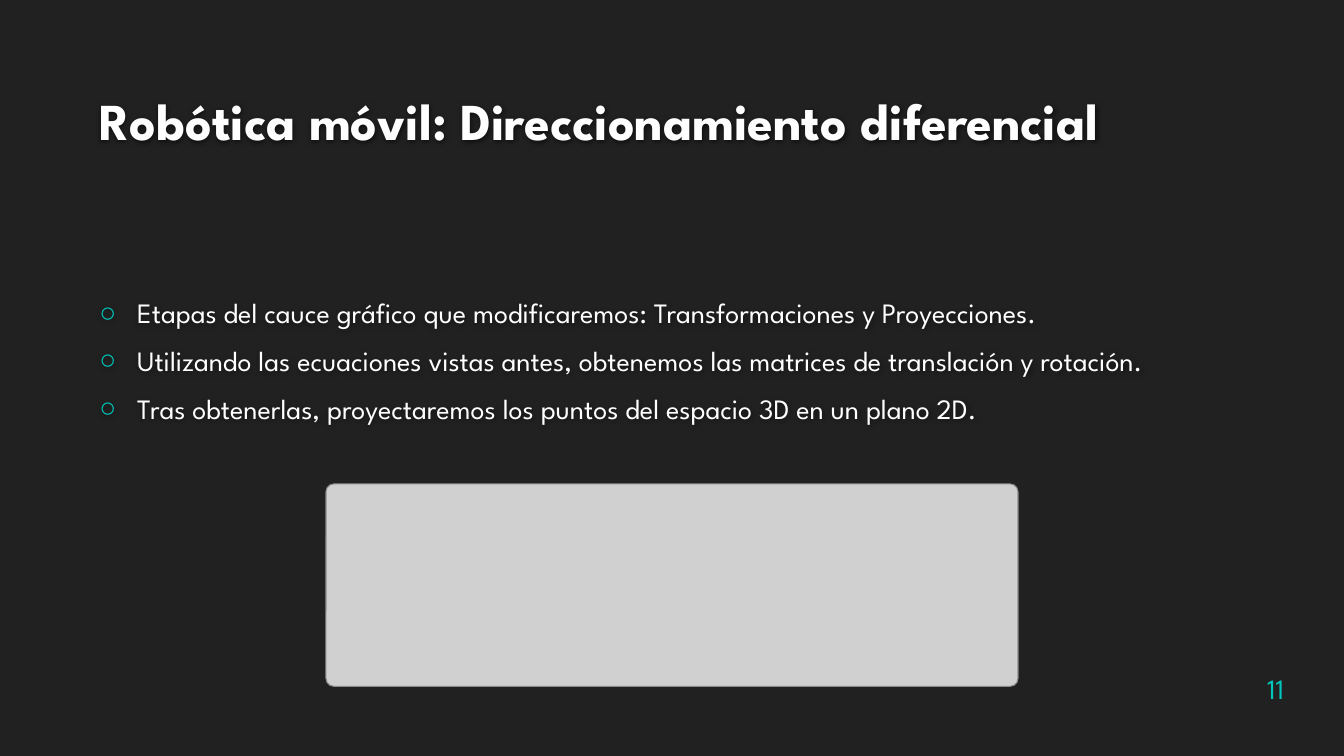
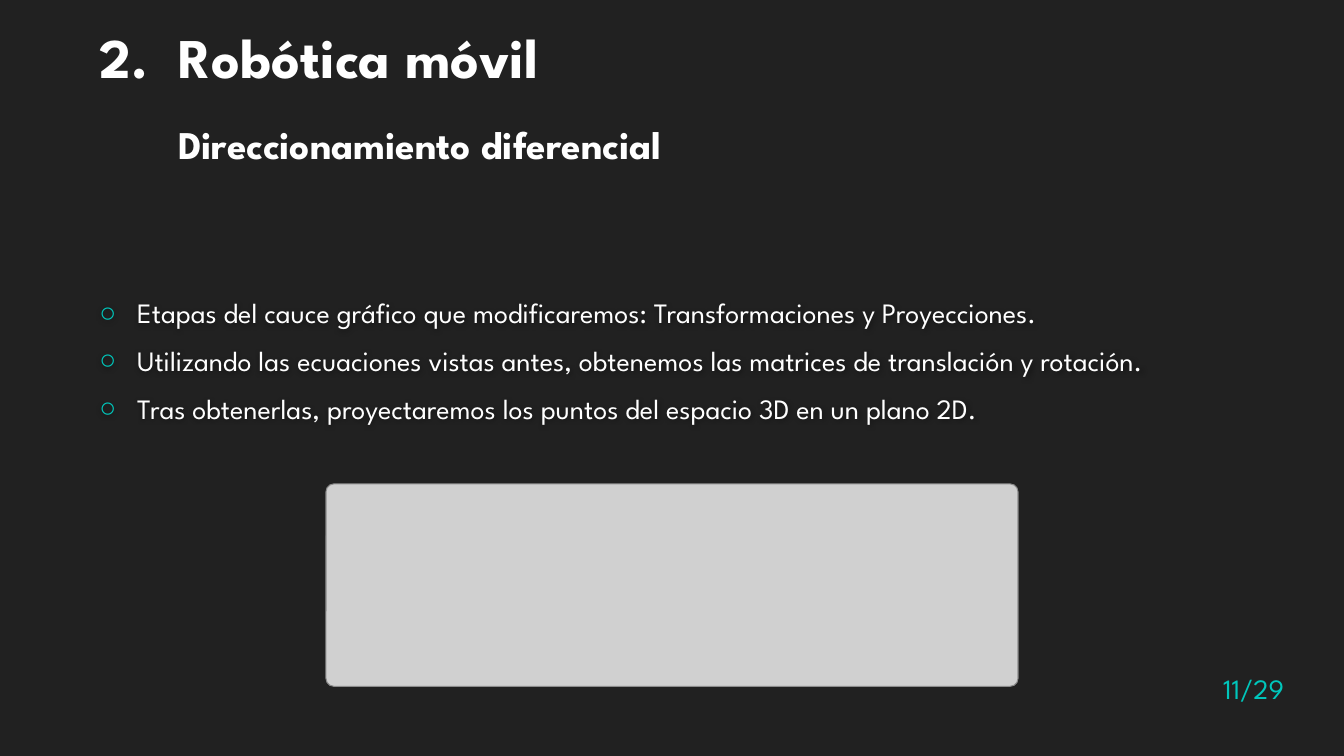
Before and after one commit to Zigic23/TFG-RobotSiguelineas, a slide deck: slide 11 of Presentación/Presentacion TFG.pptx. Drawn at 1344x756 pixels with LibreOffice and Linux fonts; fonts in the diff are those of the drawing; grey boxes stand for pictures; background and template pictures are left out. Boxes give left, top, right and bottom in pixels: in the first picture for what was removed or moved away, otherwise in the second. Text is boxed around its words. In the diff, an @@ line names an element or a change of style, - is before the commit and + after.

```diff
--- a/Presentación/Presentacion TFG.pptx
+++ b/Presentación/Presentacion TFG.pptx
@@ text "2. Robótica móvil" at [100,39,661,160]: vertical alignment bottom to top @@
@@ text at [100,39,661,160]: text changed; size 37 to 28 pt; text colour #FEFEFE to #FFFFFF @@
-Robótica móvil: Direccionamiento diferencial
+2. Robótica móvil
+Direccionamiento diferencial
@@ page number at [1223,679,1284,702]: text changed @@
-11
+11/29
```
Also in this commit, not shown: 27 other slides changed, 1 slide added, 1 slide removed, 4 other files.
